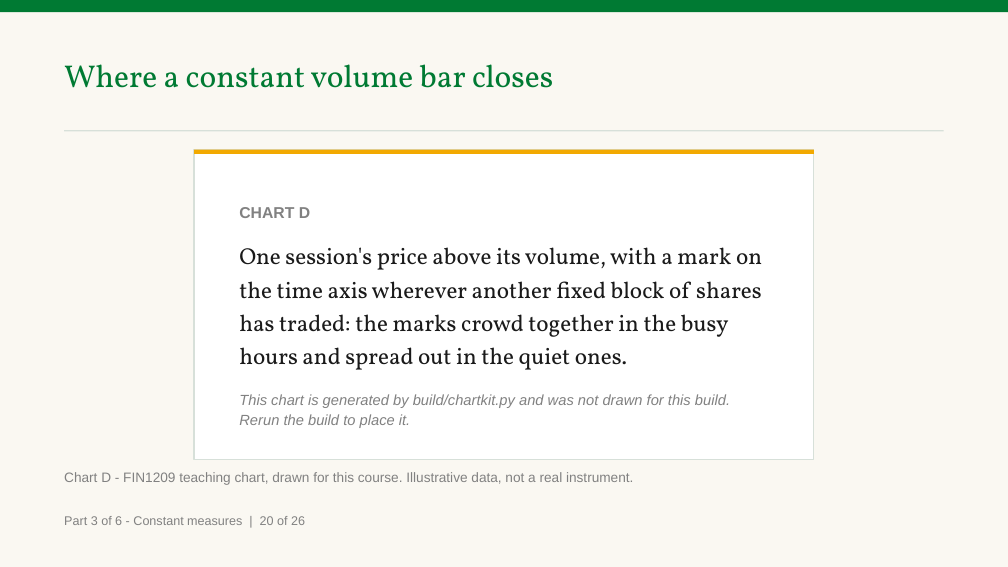
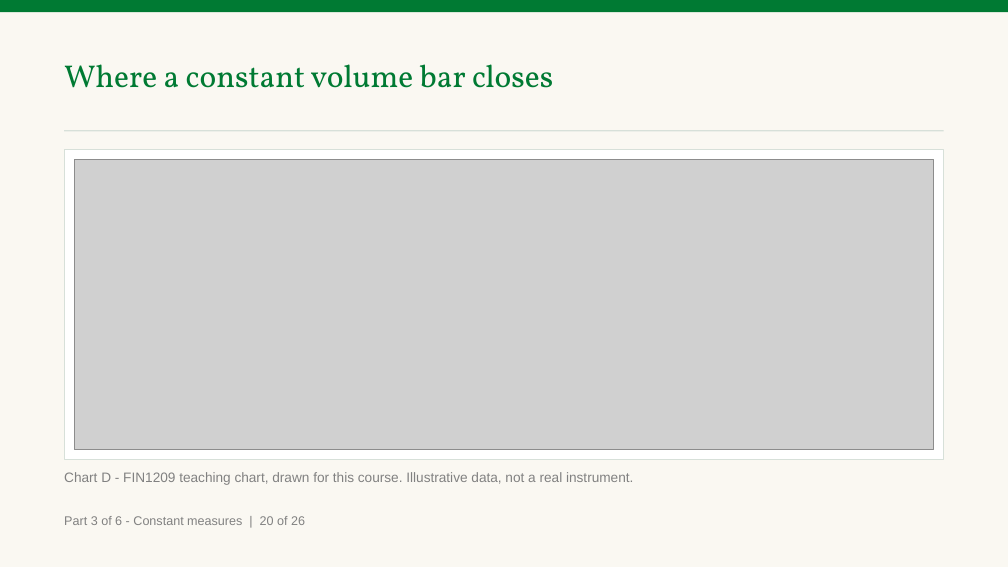
Before and after one commit to benjiesotelo-sudo/Telos_FIN1209, a slide deck: slide 61 of chapter-03/FIN1209-Chapter-03-Student-Edition.pptx. Drawn at 1008x567 pixels with LibreOffice and Linux fonts; fonts in the diff are those of the drawing; grey boxes stand for pictures. Boxes give left, top, right and bottom in pixels: in the first picture for what was removed or moved away, otherwise in the second. Text is boxed around its words. In the diff, an @@ line names an element or a change of style, - is before the commit and + after.

```diff
--- a/chapter-03/FIN1209-Chapter-03-Student-Edition.pptx
+++ b/chapter-03/FIN1209-Chapter-03-Student-Edition.pptx
@@ rectangle: place and size @@
-rectangle at (194, 150, 814, 460)
+rectangle at (64, 150, 944, 460)
@@ picture added at (74, 160, 934, 450) @@
@@ rectangle removed at (194, 150, 814, 154) @@
@@ text removed at (239, 207, 762, 428) @@
-CHART D
-One session's price above its volume, with a mark on the time axis wherever another fixed block of shares has traded: the marks crowd together in the busy hours and spread out in the quiet ones.
-This chart is generated by build/chartkit.py and was not drawn for this build. Rerun the build to place it.
```
Also in this commit, not shown: 5 other slides changed, 3 other files.
